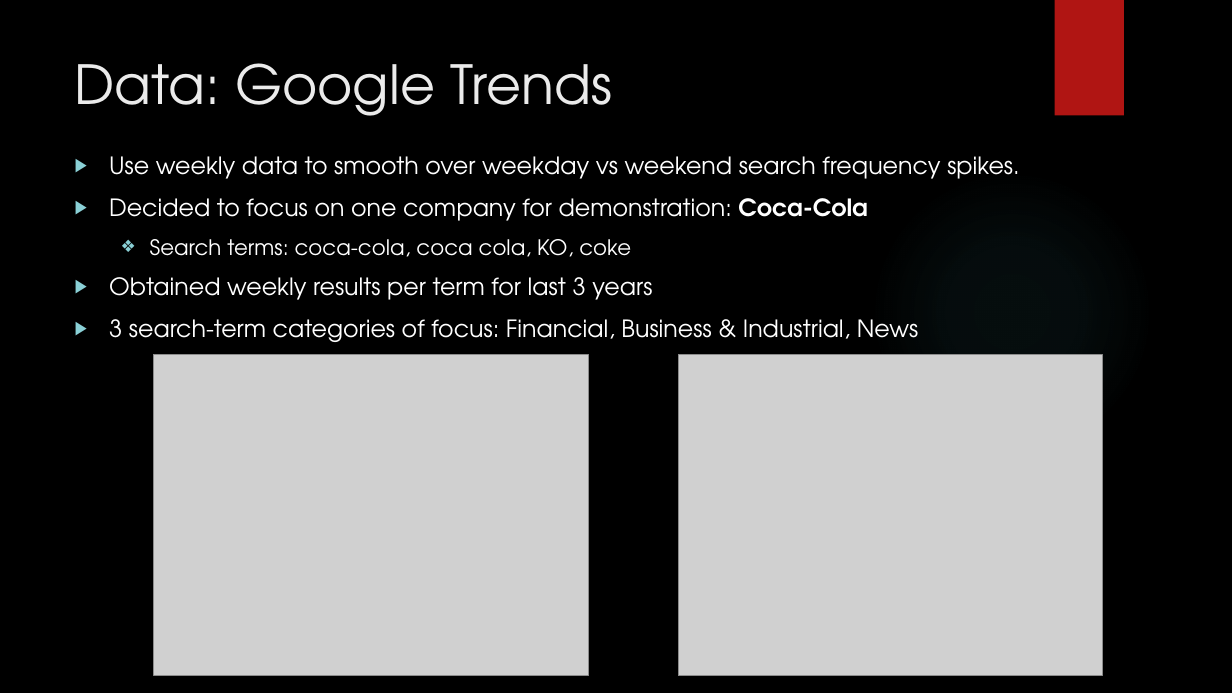
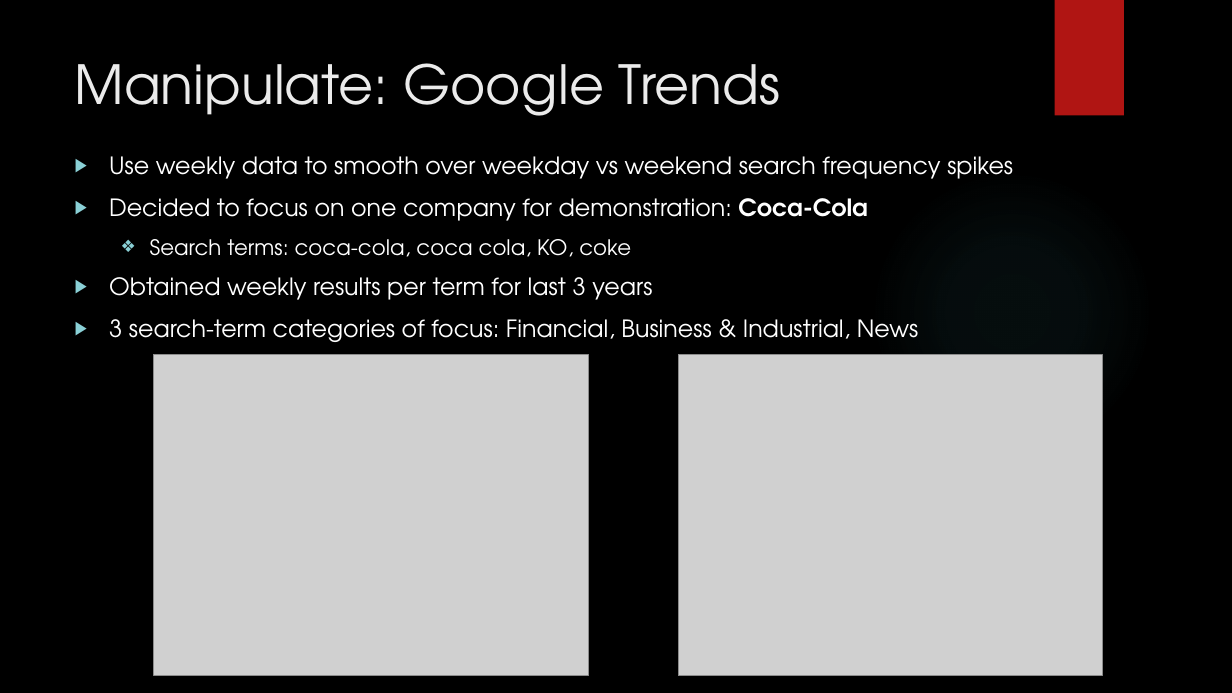
Before and after one commit to matthewebates/financial_data_analysis, a slide deck: slide 6 of Financial Data Analysis.pptx (slide 5 before the commit). Drawn at 1232x693 pixels with LibreOffice and Linux fonts; fonts in the diff are those of the drawing; grey boxes stand for pictures; background and template pictures are left out. Boxes give left, top, right and bottom in pixels: in the first picture for what was removed or moved away, otherwise in the second. Text is boxed around its words. In the diff, an @@ line names an element or a change of style, - is before the commit and + after.

```diff
--- a/Financial Data Analysis.pptx
+++ b/Financial Data Analysis.pptx
@@ title at (75,63,780,116): text changed @@
-Data: Google Trends
+Manipulate: Google Trends
@@ text at (109,156,1013,179): text changed @@
-▶ Use weekly data to smooth over weekday vs weekend search frequency spikes.
+▶ Use weekly data to smooth over weekday vs weekend search frequency spikes
```
Also in this commit, not shown: 5 other slides changed, 3 slides added, 1 slide removed.
